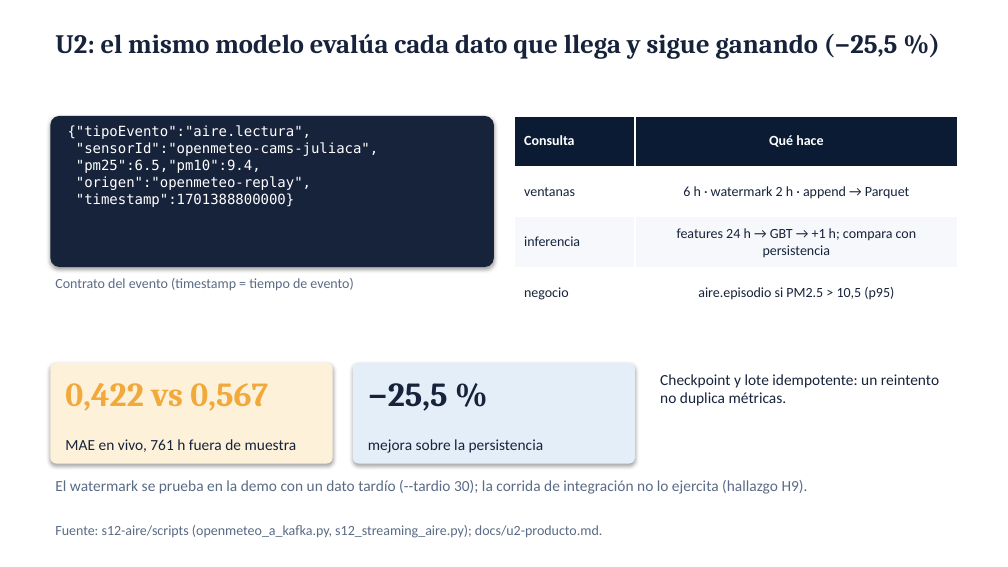
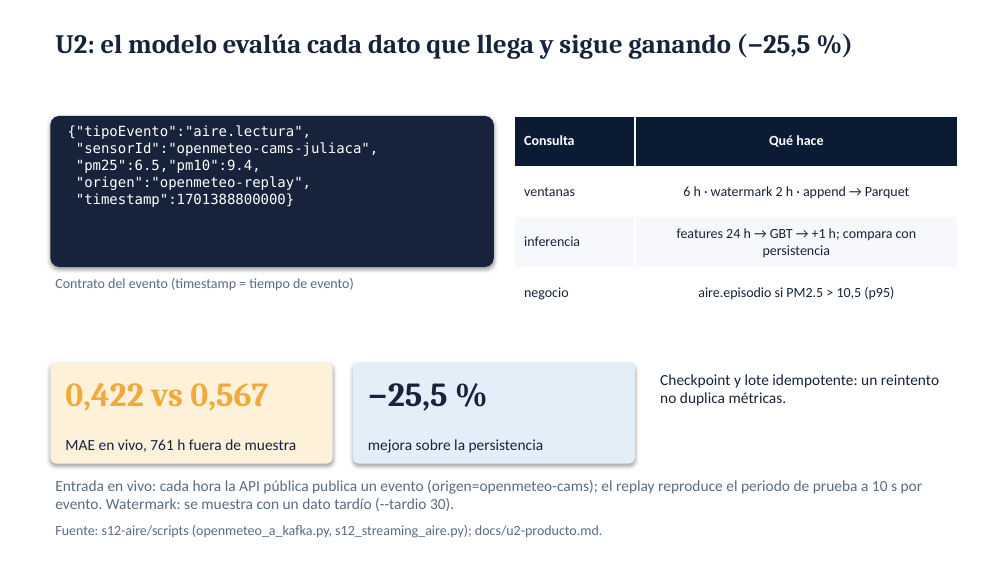
Before and after one commit to Lanzeloth03/lambda26-bigdata, a slide deck: slide 9 of presentacion/EcoData_U1_U2_Aire_Lanzeloth.pptx. Drawn at 1008x567 pixels with LibreOffice and Linux fonts; fonts in the diff are those of the drawing. Boxes give left, top, right and bottom in pixels: in the first picture for what was removed or moved away, otherwise in the second. Text is boxed around its words. In the diff, an @@ line names an element or a change of style, - is before the commit and + after.

```diff
--- a/presentacion/EcoData_U1_U2_Aire_Lanzeloth.pptx
+++ b/presentacion/EcoData_U1_U2_Aire_Lanzeloth.pptx
@@ text at (55, 34, 811, 59): text changed @@
-U2: el mismo modelo evalúa cada dato que llega y sigue ganando (−25,5 %)
+U2: el modelo evalúa cada dato que llega y sigue ganando (−25,5 %)
@@ text at (55, 480, 923, 511): text changed @@
-El watermark se prueba en la demo con un dato tardío (--tardio 30); la corrida de integración no lo ejercita (hallazgo H9).
+Entrada en vivo: cada hora la API pública publica un evento (origen=openmeteo-cams); el replay reproduce el periodo de prueba a 10 s por evento. Watermark: se muestra con un dato tardío (--tardio 30).
```
Also in this commit, not shown: 7 other slides changed, 1 slide added, 16 other files.
